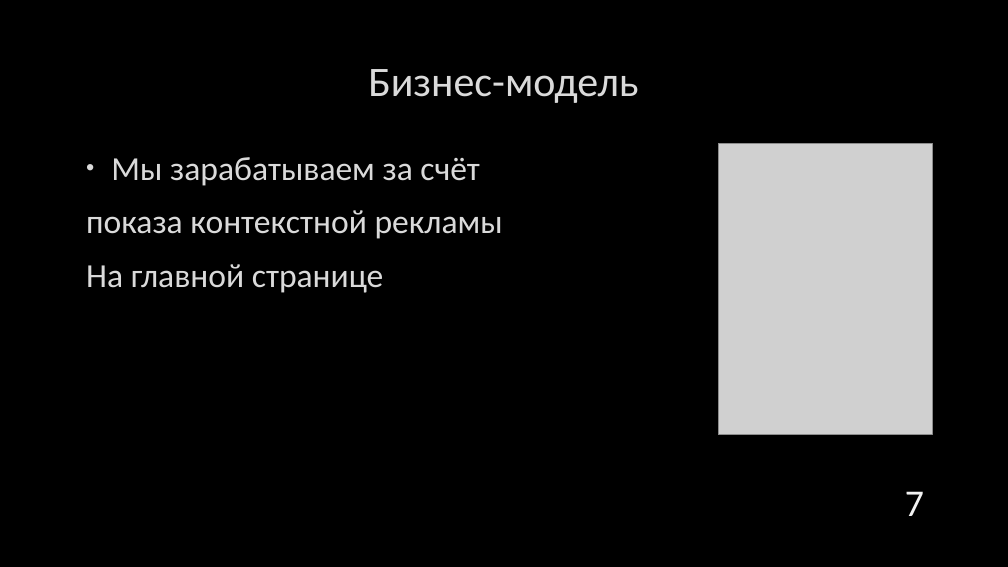
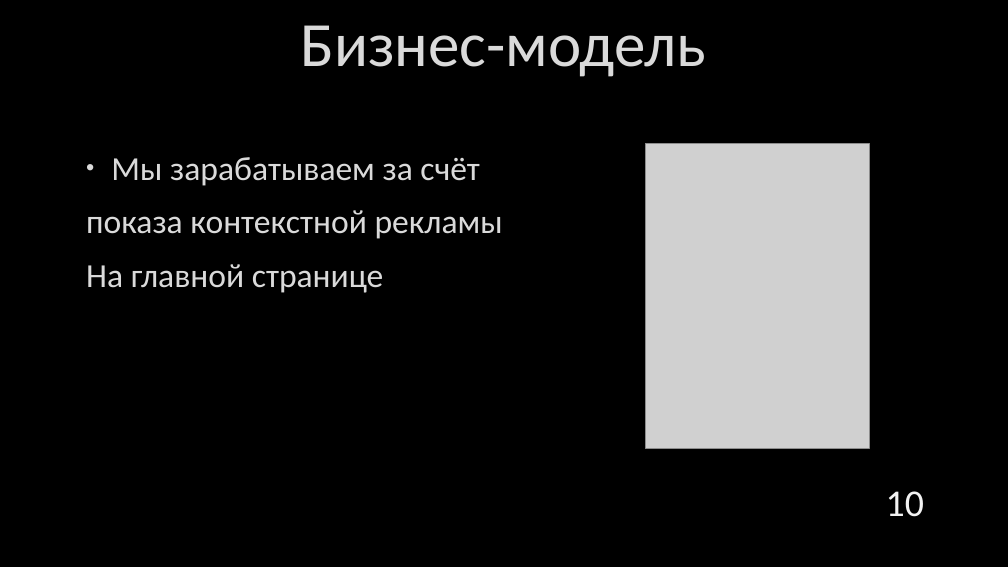
Before and after one commit to drklbri/CardTrader, a slide deck: slide 10 of Documents/Презентация.pptx (slide 7 before the commit). Drawn at 1008x567 pixels with LibreOffice and Linux fonts; fonts in the diff are those of the drawing; grey boxes stand for pictures; background and template pictures are left out. Boxes give left, top, right and bottom in pixels: in the first picture for what was removed or moved away, otherwise in the second. Text is boxed around its words. In the diff, an @@ line names an element or a change of style, - is before the commit and + after.

```diff
--- a/Documents/Презентация.pptx
+++ b/Documents/Презентация.pptx
@@ title "Бизнес-модель": place and size @@
-title "Бизнес-модель" at (368,69,638,103)
+title "Бизнес-модель" at (300,25,706,77)
@@ title "Бизнес-модель" at (300,25,706,77): size 40 to 60 pt @@
@@ picture: place and size @@
-picture at (718,143,932,434)
+picture at (645,143,870,448)
@@ page number at (886,491,924,517): text changed @@
-7
+10
```
Also in this commit, not shown: 5 other slides changed, 4 slides added, 1 slide removed, 3 other files.
